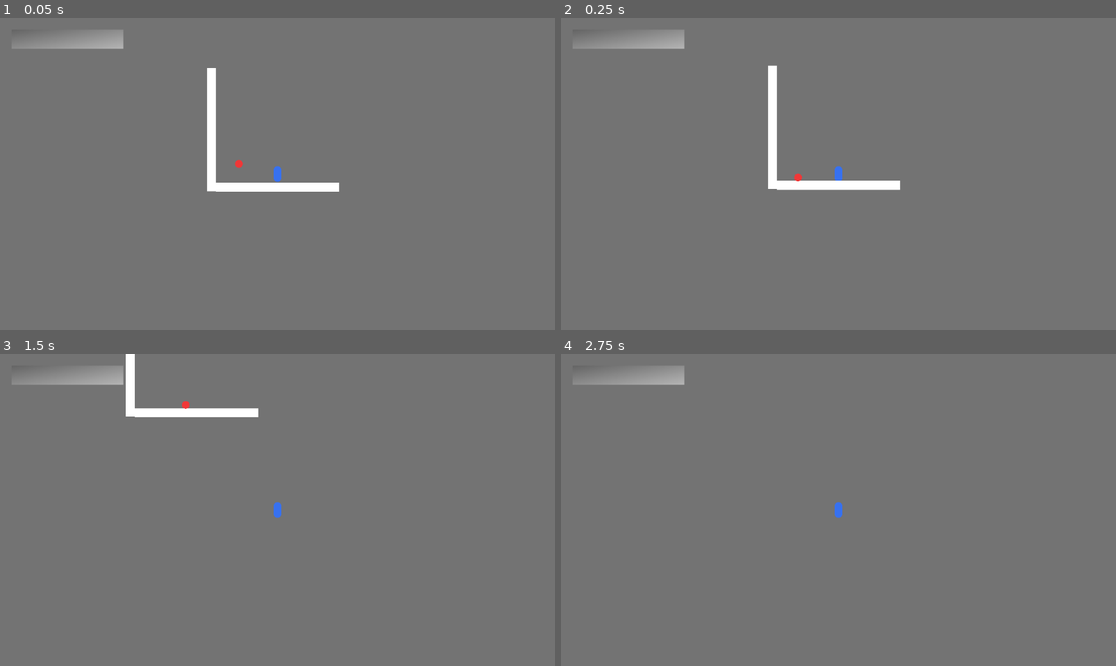
Above: before the commit, frames 1-4 (two rows, left to right).
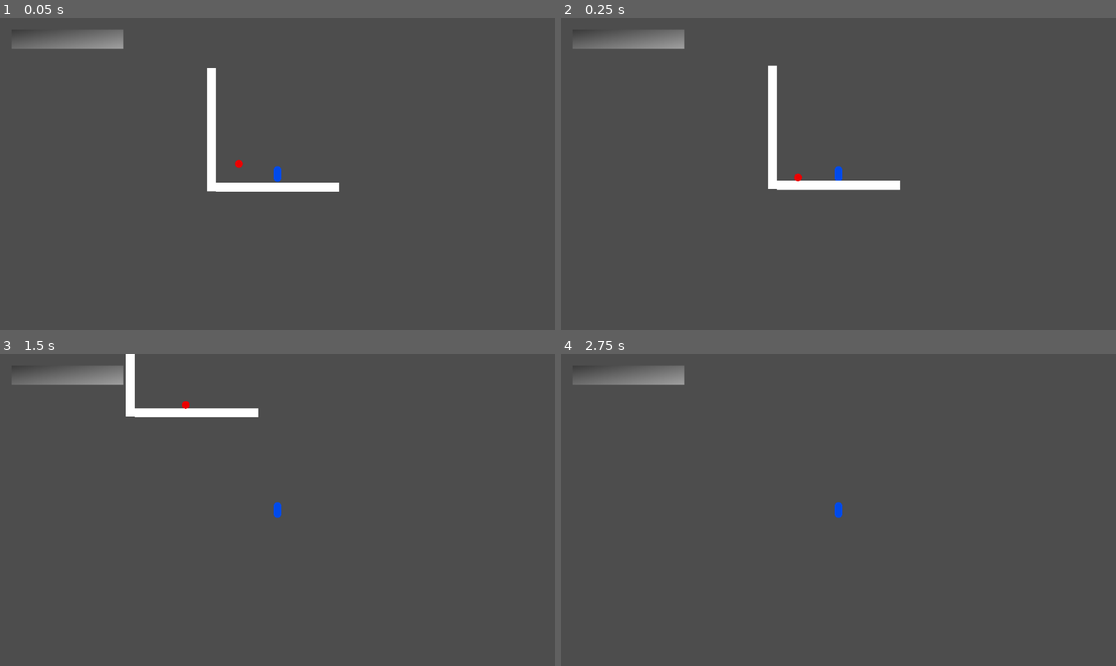
Above: after the commit, the same moments.

Repository: catloaf2048/TavernJam
Game: Godot game, scene res://Assets/Scene/Test.tscn
Two runs of this game, one before a commit and one after it. Both use one fixed random seed, a clock stepped at 60 frames per second and the inputs below.
Inputs (mouse positions are in pixels of both pictures, inside the frame that each line leads up to):
- Up to frame 1 (0.05 s): no input
- Up to frame 2 (0.25 s): no input
- Up to frame 3 (1.5 s): tap Enter (ui_accept) at 0.5, 0.77 s; move the mouse to (399, 494) at 0.52 s; hold Right (ui_right) 0.53-1.28 s; click (399, 494) at 0.6 s; move the mouse to (166, 525) at 1.27 s; hold Left (ui_left) from 1.28 s (still down); click (166, 525) at 1.35 s
- Up to frame 4 (2.75 s): tap Enter (ui_accept) at 1.52, 2 s; move the mouse to (894, 441) at 2.02 s; release Left (ui_left) at 2.03 s; hold Right (ui_right) from 2.03 s (still down); click (894, 441) at 2.1 s

The runs differ from the first frame. In frame 1, 99% of the frame differs, in the area x 0-100%, y 0-100%; in frame 2, 99%; in frame 3, 99%; in frame 4, 100%.

Commit message:
added hurt anim to healthbar

Diff:
--- a/Assets/Scene/UIMan.tscn
+++ b/Assets/Scene/UIMan.tscn
@@ -22,6 +22,43 @@
 [sub_resource type="StyleBoxTexture" id="StyleBoxTexture_7o87n"]
 texture = SubResource("GradientTexture2D_ub1oe")
 
+[sub_resource type="Animation" id="Animation_ke2pn"]
+length = 0.001
+tracks/0/type = "value"
+tracks/0/imported = false
+tracks/0/enabled = true
+tracks/0/path = NodePath(".:position")
+tracks/0/interp = 1
+tracks/0/loop_wrap = true
+tracks/0/keys = {
+"times": PackedFloat32Array(0),
+"transitions": PackedFloat32Array(1),
+"update": 0,
+"values": [Vector2(24, 24)]
+}
+
+[sub_resource type="Animation" id="Animation_o5how"]
+resource_name = "default"
+length = 0.13333668
+tracks/0/type = "value"
+tracks/0/imported = false
+tracks/0/enabled = true
+tracks/0/path = NodePath(".:position")
+tracks/0/interp = 1
+tracks/0/loop_wrap = true
+tracks/0/keys = {
+"times": PackedFloat32Array(0, 0.033333335, 0.1, 0.13333334),
+"transitions": PackedFloat32Array(1, 1, 1, 1),
+"update": 0,
+"values": [Vector2(24, 24), Vector2(8, 8), Vector2(32, 32), Vector2(24, 24)]
+}
+
+[sub_resource type="AnimationLibrary" id="AnimationLibrary_rjomi"]
+_data = {
+&"RESET": SubResource("Animation_ke2pn"),
+&"default": SubResource("Animation_o5how")
+}
+
 [node name="UIMan" type="CanvasLayer" unique_id=956099145 node_paths=PackedStringArray("uiMan", "healthBar")]
 script = ExtResource("1_ke2pn")
 deathCutscene = ExtResource("2_o5how")
@@ -36,8 +73,8 @@
 anchor_bottom = 0.099000014
 offset_left = -0.19200134
 offset_top = 0.024000168
-offset_right = -0.3840332
-offset_bottom = -0.15200806
+offset_right = -0.38406372
+offset_bottom = -0.15201569
 theme_override_styles/background = SubResource("StyleBoxTexture_rjomi")
 theme_override_styles/fill = SubResource("StyleBoxTexture_7o87n")
 step = 1.0
@@ -45,10 +82,5 @@
 show_percentage = false
 metadata/_edit_use_anchors_ = true
 
-[node name="ref" type="ColorRect" parent="." unique_id=257632748]
-anchors_preset = 15
-anchor_right = 1.0
-anchor_bottom = 1.0
-grow_horizontal = 2
-grow_vertical = 2
-color = Color(1, 1, 1, 0.21568628)
+[node name="AnimationPlayer" type="AnimationPlayer" parent="HealthBar" unique_id=1271414620]
+libraries/ = SubResource("AnimationLibrary_rjomi")
